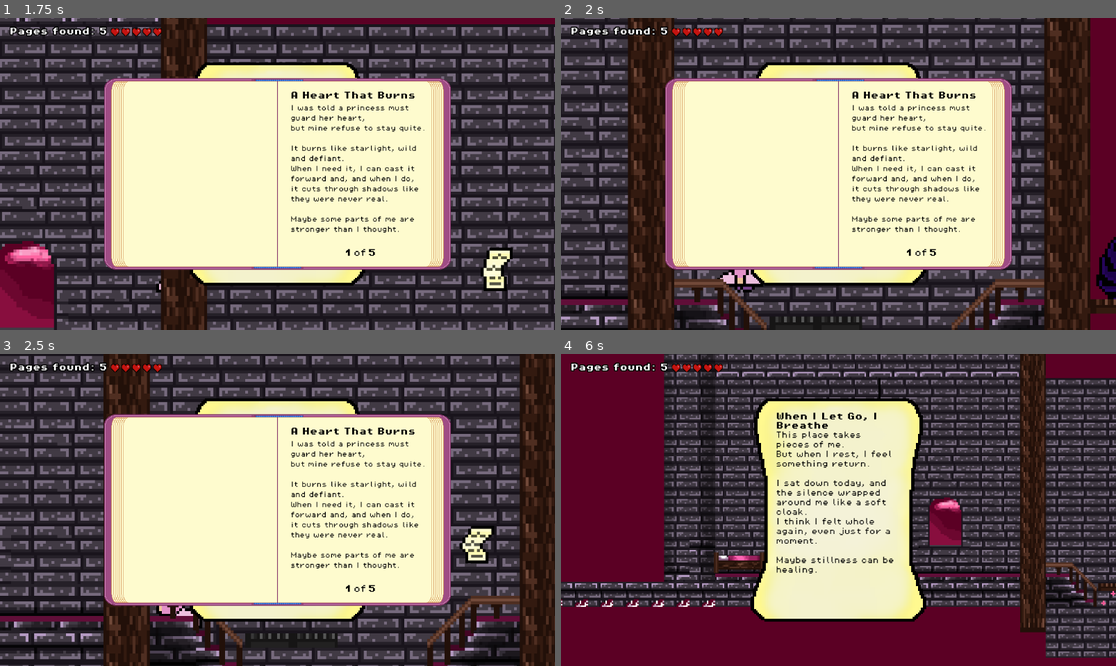
Above: before the commit, frames 1-4 (two rows, left to right).
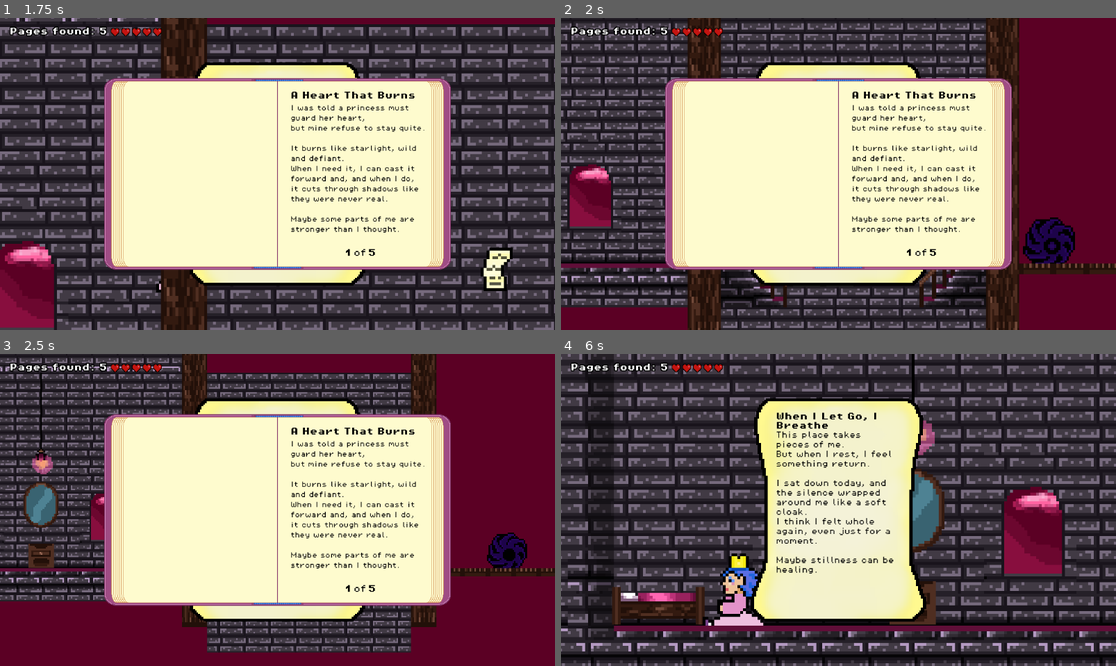
Above: after the commit, the same moments.

Repository: Gert1337/Game1
Game: Godot game, scene res://scenes/game.tscn
The game is run twice, just before and just after one commit, with the same random seed, the same clock (stepped at 60 frames per second) and the same inputs.
Inputs:
- Up to frame 1 (1.75 s): hold Right (move_right) from 0.53 s (still down); tap C (CloseDiaryPage) at 0.6 s; tap Space (jump) at 0.77, 1.52 s; tap B (Open Diary) at 1.35 s
- Up to frame 2 (2 s): keep holding Right (move_right)
- Up to frame 3 (2.5 s): release Right (move_right) at 2.03 s; hold Left (move_left) from 2.03 s (still down); tap H (afformation) at 2.1 s
- Up to frame 4 (6 s): release Left (move_left) at 2.78 s; hold Right (move_right) 2.78-4.28 s; tap Z (shoot) at 2.85, 5.85 s; tap Space (jump) at 3.02, 3.77, 4.52 s; tap C (CloseDiaryPage) at 3.6 s; hold Left (move_left) 4.28-5.03 s; tap B (Open Diary) at 4.35 s; hold Right (move_right) 5.03-5.78 s; tap H (afformation) at 5.1 s; hold Left (move_left) from 5.78 s (still down)

Frame 1 is identical in both runs. In frame 2, 42% of the frame differs, in the area x 0-100%, y 0-100%; in frame 3, 49%; in frame 4, 61%.

Commit message:
heart collision shape diasabled on pickup, camera zoom in and out bug fixed

Diff:
--- a/scenes/green_slime.tscn
+++ b/scenes/green_slime.tscn
@@ -532,7 +532,7 @@
 tracks/1/interp = 1
 tracks/1/loop_wrap = true
 tracks/1/keys = {
-"times": PackedFloat32Array(0, 0.08),
+"times": PackedFloat32Array(0, 0.0333333),
 "transitions": PackedFloat32Array(1, 1),
 "update": 1,
 "values": [false, true]
--- a/scenes/heart.tscn
+++ b/scenes/heart.tscn
@@ -206,7 +206,7 @@
 "times": PackedFloat32Array(0),
 "transitions": PackedFloat32Array(1),
 "update": 1,
-"values": [false]
+"values": [true]
 }
 tracks/2/type = "value"
 tracks/2/imported = false
@@ -227,7 +227,7 @@
 tracks/3/interp = 1
 tracks/3/loop_wrap = true
 tracks/3/keys = {
-"times": PackedFloat32Array(2.6),
+"times": PackedFloat32Array(2.13333),
 "transitions": PackedFloat32Array(1),
 "values": [{
 "args": [],
--- a/scenes/zoom_out.tscn
+++ b/scenes/zoom_out.tscn
@@ -3,7 +3,7 @@
 [ext_resource type="Script" uid="uid://0gq48y47u2mu" path="res://scripts/zoom_out.gd" id="1_ov6cn"]
 
 [sub_resource type="RectangleShape2D" id="RectangleShape2D_id41i"]
-size = Vector2(1.19985, 20)
+size = Vector2(0.650006, 124.16)
 
 [node name="ZoomOut" type="Area2D"]
 collision_layer = 2
@@ -11,7 +11,7 @@
 script = ExtResource("1_ov6cn")
 
 [node name="CollisionShape2D" type="CollisionShape2D" parent="."]
-position = Vector2(0.0500813, -6.84005)
+position = Vector2(0.325003, -58.92)
 shape = SubResource("RectangleShape2D_id41i")
 
 [connection signal="body_entered" from="." to="." method="_on_body_entered"]
